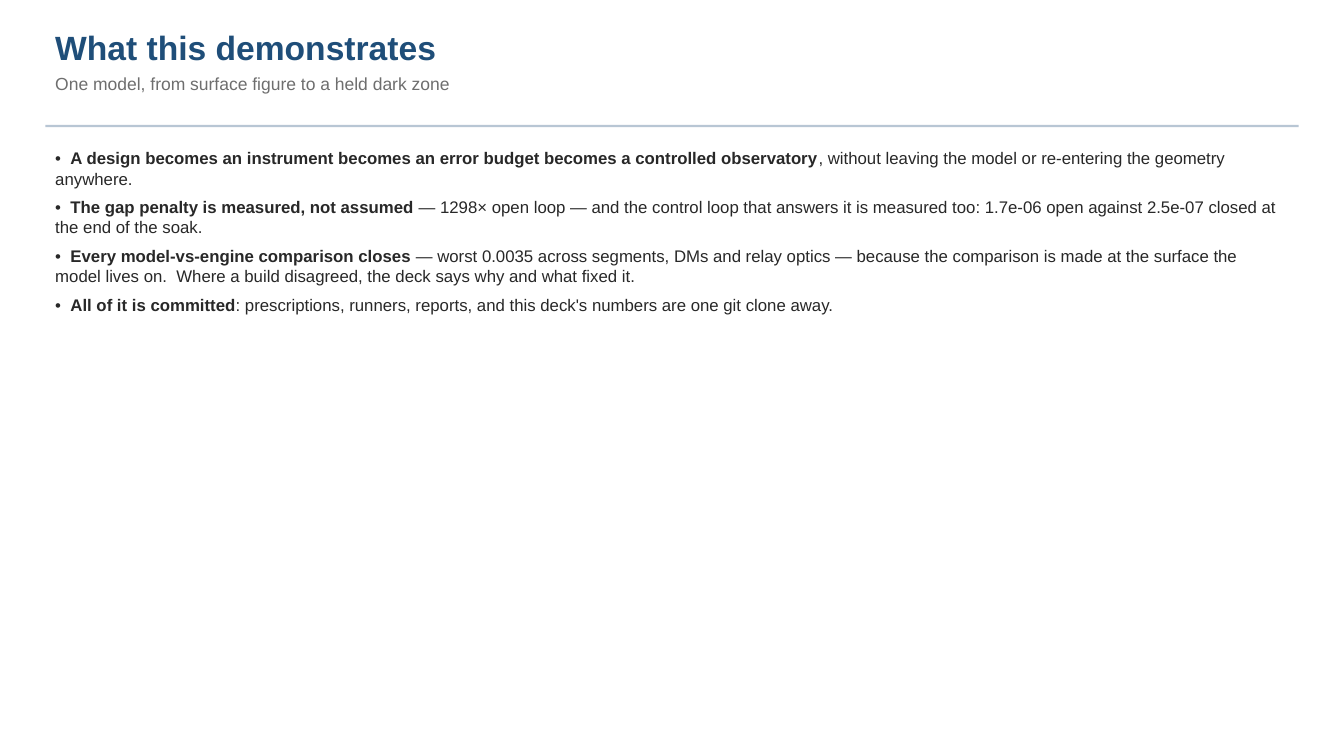
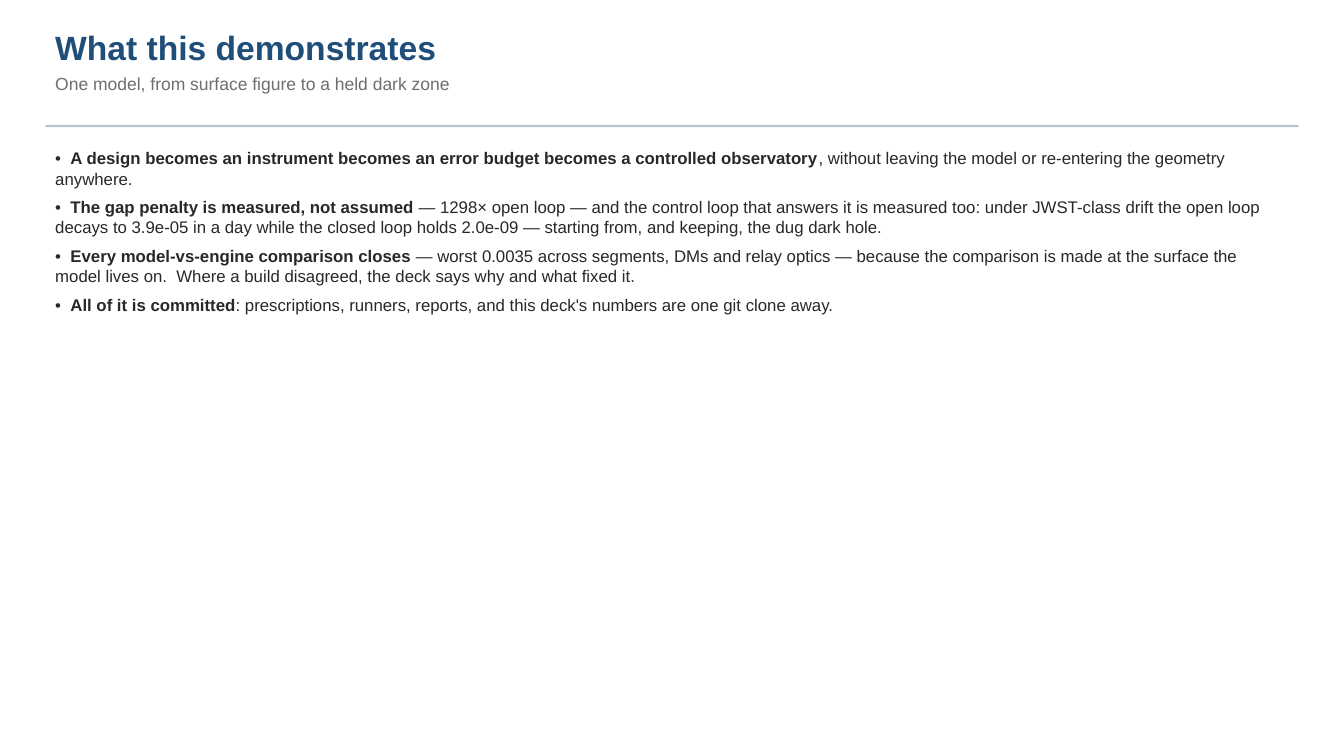
Before and after one commit to nasa-jpl/MACOS_resources, a slide deck: slide 20 of mmacos/templates/80_end_to_end/e2e6m_r2/deck_e2e6m_r2.pptx. Drawn at 1344x756 pixels with LibreOffice and Linux fonts; fonts in the diff are those of the drawing. Boxes give left, top, right and bottom in pixels: in the first picture for what was removed or moved away, otherwise in the second. Text is boxed around its words. In the diff, an @@ line names an element or a change of style, - is before the commit and + after.

```diff
--- a/mmacos/templates/80_end_to_end/e2e6m_r2/deck_e2e6m_r2.pptx
+++ b/mmacos/templates/80_end_to_end/e2e6m_r2/deck_e2e6m_r2.pptx
@@ text at [55,201,1260,237]: text changed @@
-• The gap penalty is measured, not assumed — 1298× open loop — and the control loop that answers it is measured too: 1.7e-06 open against 2.5e-07 closed at the end of the soak.
+• The gap penalty is measured, not assumed — 1298× open loop — and the control loop that answers it is measured too: under JWST-class drift the open loop decays to 3.9e-05 in a day while the closed loop holds 2.0e-09 — starting from, and keeping, the dug dark hole.
```
Also in this commit, not shown: 2 other slides changed, 9 other files.
